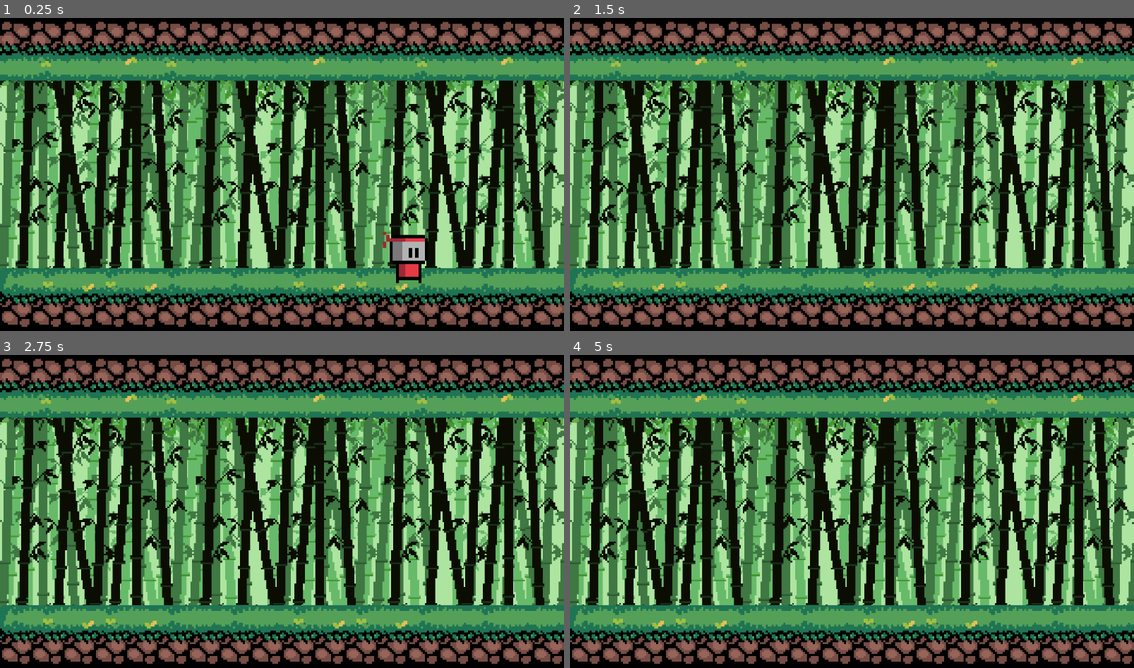
Above: before the commit, frames 1-4 (two rows, left to right).
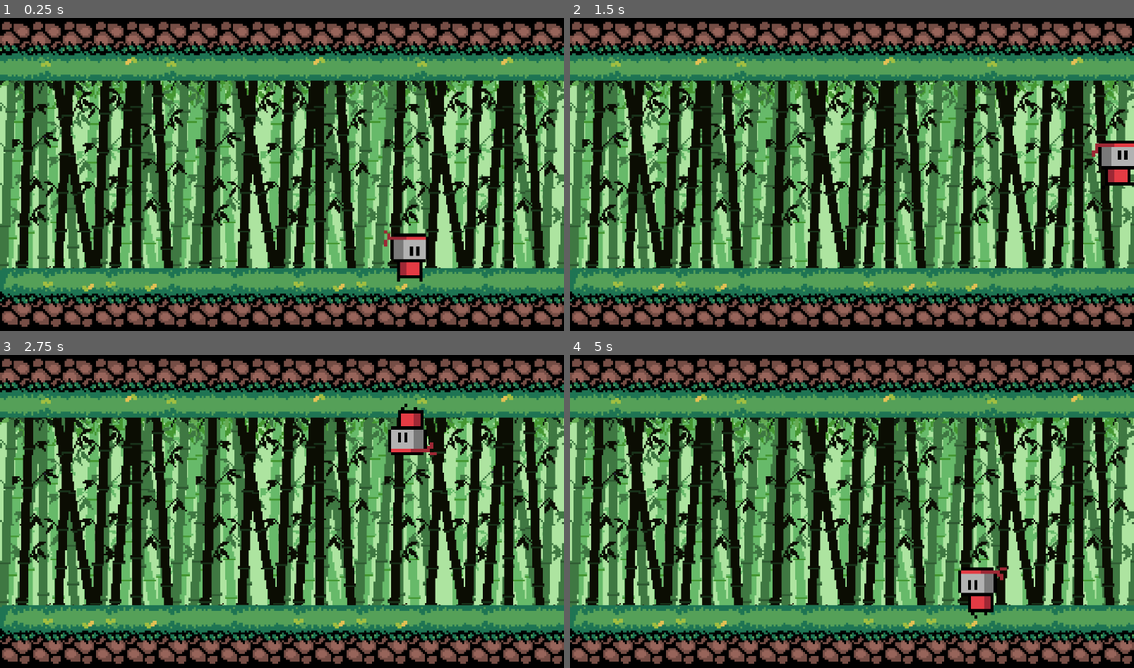
Above: after the commit, the same moments.

Repository: ItzLullyx/cortes_luca_tp2
Game: Godot game, scene res://scenes/main.tscn
Two runs of this game, one before a commit and one after it. Both use one fixed random seed, a clock stepped at 60 frames per second and the inputs below. The project has no main scene, so this scene is started directly.
Inputs:
- Up to frame 1 (0.25 s): no input
- Up to frame 2 (1.5 s): hold D (move_right) from 0.53 s (still down); tap L (teleport) at 0.6, 1.35 s
- Up to frame 3 (2.75 s): tap Enter at 2 s; release D (move_right) at 2.03 s; hold A (move_left) from 2.03 s (still down); tap L (teleport) at 2.1 s
- Up to frame 4 (5 s): release A (move_left) at 2.78 s; hold D (move_right) 2.78-4.28 s; tap L (teleport) at 2.85, 3.6, 4.35 s; hold A (move_left) from 4.28 s (still down)

The runs differ from the first frame. In frame 1, 0.4% of the frame differs, in the area x 67-76%, y 67-85%; in frame 2, 0.8%; in frame 3, 0.8%; in frame 4, 0.9%, in the area x 68-78%, y 67-85%.

Commit message:
Added a menu and buttons

Diff:
--- a/cortes_luca_tp2/scenes/character.tscn
+++ b/cortes_luca_tp2/scenes/character.tscn
@@ -161,7 +161,7 @@
 }]
 
 [sub_resource type="RectangleShape2D" id="RectangleShape2D_bj47h"]
-size = Vector2(66, 129.391)
+size = Vector2(66, 158)
 
 [node name="CharacterBody2D" type="CharacterBody2D"]
 script = ExtResource("1_rkhd4")
--- a/cortes_luca_tp2/scenes/main.tscn
+++ b/cortes_luca_tp2/scenes/main.tscn
@@ -30,10 +30,16 @@
 sources/0 = SubResource("TileSetAtlasSource_tefeu")
 
 [sub_resource type="RectangleShape2D" id="RectangleShape2D_o6xl0"]
-size = Vector2(1152, 175)
+size = Vector2(1152, 164)
 
 [sub_resource type="RectangleShape2D" id="RectangleShape2D_tipki"]
-size = Vector2(1152, 111)
+size = Vector2(1152, 100)
+
+[sub_resource type="RectangleShape2D" id="RectangleShape2D_tefeu"]
+size = Vector2(20, 704)
+
+[sub_resource type="RectangleShape2D" id="RectangleShape2D_85g3d"]
+size = Vector2(20, 704)
 
 [node name="Node2D" type="Node2D"]
 
@@ -67,14 +73,26 @@
 [node name="CollisionBottom" type="StaticBody2D" parent="Environment"]
 
 [node name="CollisionShape2D" type="CollisionShape2D" parent="Environment/CollisionBottom"]
-position = Vector2(576, 616.5)
+position = Vector2(576, 622)
 shape = SubResource("RectangleShape2D_o6xl0")
 
 [node name="CollisionTop" type="StaticBody2D" parent="Environment"]
 
 [node name="CollisionShape2D" type="CollisionShape2D" parent="Environment/CollisionTop"]
-position = Vector2(576, 55.5)
+position = Vector2(576, 50)
 shape = SubResource("RectangleShape2D_tipki")
 
+[node name="CollisionSide1" type="StaticBody2D" parent="Environment"]
+
+[node name="CollisionShape2D" type="CollisionShape2D" parent="Environment/CollisionSide1"]
+position = Vector2(-10, 352)
+shape = SubResource("RectangleShape2D_tefeu")
+
+[node name="CollisionSide2" type="StaticBody2D" parent="Environment"]
+
+[node name="CollisionShape2D" type="CollisionShape2D" parent="Environment/CollisionSide2"]
+position = Vector2(1162, 352)
+shape = SubResource("RectangleShape2D_85g3d")
+
 [node name="CharacterBody2D" parent="." instance=ExtResource("6_tefeu")]
-position = Vector2(835, 512)
+position = Vector2(837, 540)
--- /dev/null
+++ b/cortes_luca_tp2/scenes/menu.tscn
@@ -0,0 +1,31 @@
+[gd_scene load_steps=2 format=3 uid="uid://cu6t0433mrx"]
+
+[ext_resource type="FontFile" uid="uid://7ophot787xu4" path="res://assets/fonts/PermanentMarker-Regular.ttf" id="1_yqeox"]
+
+[node name="Menu" type="CanvasLayer"]
+
+[node name="MenuPannel" type="Panel" parent="."]
+offset_right = 1152.0
+offset_bottom = 648.0
+
+[node name="Jouer" type="Button" parent="MenuPannel"]
+layout_mode = 0
+offset_left = 410.0
+offset_top = 360.0
+offset_right = 726.0
+offset_bottom = 445.0
+theme_override_fonts/font = ExtResource("1_yqeox")
+theme_override_font_sizes/font_size = 47
+text = "JOUER"
+
+[node name="Instructions" type="Button" parent="MenuPannel"]
+layout_mode = 0
+offset_left = 346.0
+offset_top = 484.0
+offset_right = 792.0
+offset_bottom = 569.0
+theme_override_colors/font_hover_pressed_color = Color(0.223103, 0.223103, 0.223103, 1)
+theme_override_fonts/font = ExtResource("1_yqeox")
+theme_override_font_sizes/font_size = 47
+text = "INSTRUCTIONS"
+icon_alignment = 1
--- a/cortes_luca_tp2/scripts/character.gd
+++ b/cortes_luca_tp2/scripts/character.gd
@@ -48,9 +48,11 @@
 		anim.flip_v = false
 
 	# Gravity flip input
-	if Input.is_action_just_pressed("teleport"):
-		velocity += get_gravity() * -1
-		gravity_flipped = !gravity_flipped
+	if is_on_floor() or is_on_ceiling():
+		if Input.is_action_just_pressed("teleport"):
+			velocity += get_gravity() * -1
+			gravity_flipped = !gravity_flipped
+
 
 	# Gravity change
 	var gravity_multiplier = -1.0 if gravity_flipped else 1.0
Binary file added: cortes_luca_tp2/PermanentMarker-Regular.ttf
Not shown, added: cortes_luca_tp2/PermanentMarker-Regular.ttf.import
Binary file added: cortes_luca_tp2/assets/fonts/PermanentMarker-Regular.ttf
Not shown, added: cortes_luca_tp2/assets/fonts/PermanentMarker-Regular.ttf.import
Not shown: 1 places in cortes_luca_tp2/scenes/main.tscn that only renumber resources
